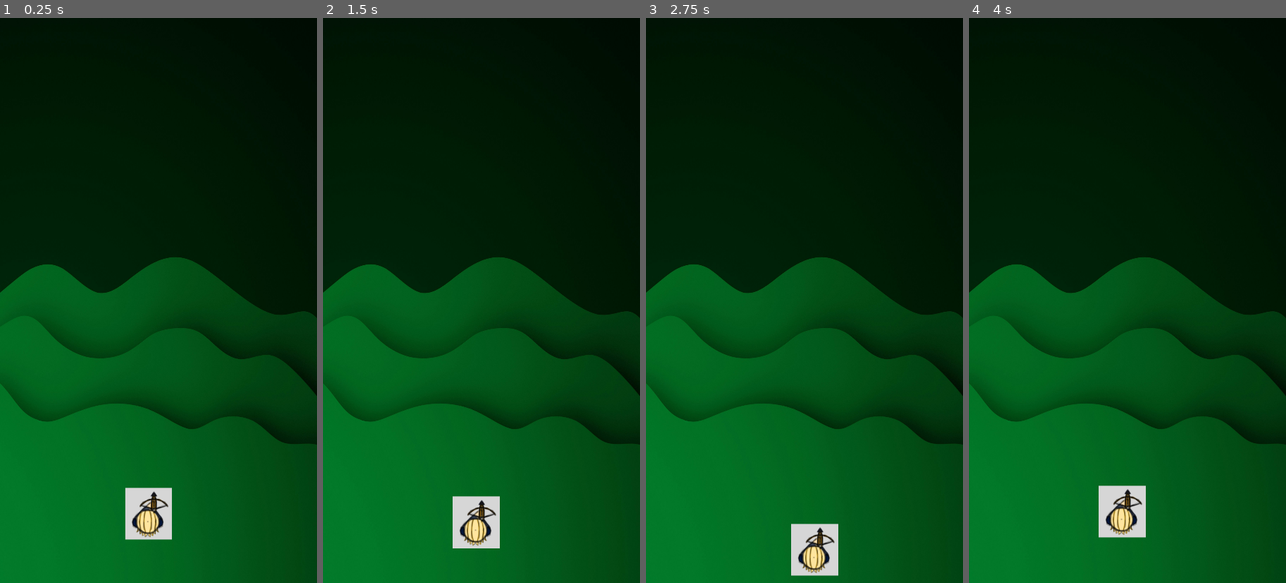
Above: before the commit, frames 1-4 (left to right).
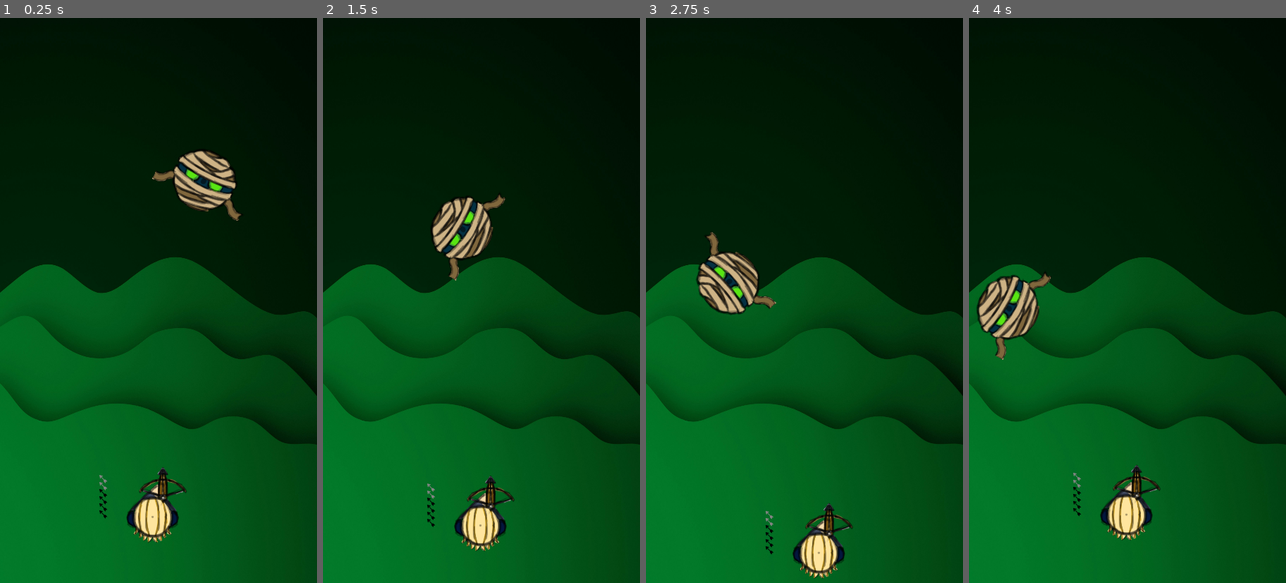
Above: after the commit, the same moments.

Repository: francoheredev/DungeonKrit
Game: Godot game, scene res://escenas/gameplay.tscn
Same seed, same stepped clock (60 frames per second), same inputs: the game is played once before the commit and once after it. The project has no main scene, so this scene is started directly.
Inputs (mouse positions are in pixels of both pictures, inside the frame that each line leads up to):
- Up to frame 1 (0.25 s): no input
- Up to frame 2 (1.5 s): move the mouse to (551, 272) at 0.52 s; click (551, 272) at 0.67 s; drag from (418, 328) to (465, 413) at 1.27 s
- Up to frame 3 (2.75 s): move the mouse to (836, 176) at 2.02 s; click (836, 176) at 2.17 s
- Up to frame 4 (4 s): drag from (1111, 413) to (1032, 215) at 2.77 s; move the mouse to (1222, 385) at 3.52 s; click (1222, 385) at 3.67 s

The runs differ from the first frame. In frame 1, 3.3% of the frame differs, in the area x 31-77%, y 23-93%; in frame 2, 3.4%; in frame 3, 3.5%; in frame 4, 3.6%, in the area x 2-61%, y 45-93%.

Commit message:
implementación personaje y enemigo con apuntado.

Diff:
--- /dev/null
+++ b/escenas/area_2d.gd
@@ -0,0 +1,48 @@
+extends Area2D
+
+@export var velocidad_movimiento: float = 200.0
+@export var marcadores: Array[Marker2D] = []
+
+# --- CONFIGURACIÓN ESTILO KNIFE HIT ---
+@export var velocidad_base_rotacion: float = 4.0  # Velocidad normal de giro
+
+var velocidad_rotacion_actual: float = 0.0
+var tiempo_patron: float = 0.0
+var indice_actual: int = 0
+
+func _process(delta):
+	# se mueve entre los marcadores de mi array
+	if marcadores.size() > 0:
+		var objetivo = marcadores[indice_actual]
+		if objetivo != null:
+			global_position = global_position.move_toward(objetivo.global_position, velocidad_movimiento * delta)
+			if global_position.distance_to(objetivo.global_position) < 5.0:
+				indice_actual = (indice_actual + 1) % marcadores.size()
+
+	# 2. ROTACIÓN DINÁMICA (Estilo Knife Hit)
+	tiempo_patron += delta
+
+	# Creamos un bucle infinito que se repite cada 8 segundos
+	var ciclo = fmod(tiempo_patron, 8.0)
+
+	# Definimos el comportamiento según el segundo del ciclo en el que estemos:
+	if ciclo < 3.0:
+		# Fase 1 (Segundos 0 a 3): Giro normal hacia la derecha
+		# lerp() hace que el cambio de velocidad no sea brusco, dándole "peso" al enemigo
+		velocidad_rotacion_actual = lerp(velocidad_rotacion_actual, velocidad_base_rotacion, 5 * delta)
+
+	elif ciclo < 4.2:
+		# Fase 2 (Segundos 3 a 4.2): ¡Freno de mano en seco! (Se detiene por completo)
+		velocidad_rotacion_actual = lerp(velocidad_rotacion_actual, 0.0, 12 * delta)
+
+	elif ciclo < 6.5:
+		# Fase 3 (Segundos 4.2 a 6.5): ¡Sorpresa! Gira rápido hacia la IZQUIERDA (reversa)
+		# El signo menos (-) cambia la dirección, y multiplicamos por 1.8 para que sea más rápido
+		velocidad_rotacion_actual = lerp(velocidad_rotacion_actual, -velocidad_base_rotacion * 1.8, 6 * delta)
+
+	else:
+		# Fase 4 (Segundos 6.5 a 8): Se queda casi congelado amagando antes de reiniciar
+		velocidad_rotacion_actual = lerp(velocidad_rotacion_actual, 0.3, 4 * delta)
+
+	# Aplicamos la velocidad que calculamos al ángulo del enemigo
+	rotation += velocidad_rotacion_actual * delta
--- /dev/null
+++ b/escenas/area_2d.tscn
@@ -0,0 +1,35 @@
+[gd_scene format=3 uid="uid://bxtjn2w1ox14j"]
+
+[ext_resource type="Script" uid="uid://c0318ajfgnhw4" path="res://escenas/area_2d.gd" id="1_ps4le"]
+[ext_resource type="Texture2D" uid="uid://bqm7mgord7grr" path="res://Arte/enemigoms dungeon krit png.png" id="1_tbxjd"]
+
+[sub_resource type="AtlasTexture" id="AtlasTexture_ps4le"]
+atlas = ExtResource("1_tbxjd")
+region = Rect2(384, 360, 384, 360)
+
+[sub_resource type="SpriteFrames" id="SpriteFrames_1dqpx"]
+animations = [{
+"frames": [{
+"duration": 1.0,
+"texture": SubResource("AtlasTexture_ps4le")
+}],
+"loop": true,
+"name": &"default",
+"speed": 5.0
+}]
+
+[sub_resource type="CircleShape2D" id="CircleShape2D_ps4le"]
+radius = 102.0049
+
+[node name="EnemigoMomia" type="Area2D" unique_id=92817530 groups=["enemigos"]]
+collision_layer = 2
+collision_mask = 2
+script = ExtResource("1_ps4le")
+
+[node name="AnimatedSprite2D" type="AnimatedSprite2D" parent="." unique_id=1289865645 groups=["enemigos"]]
+position = Vector2(31, 16)
+sprite_frames = SubResource("SpriteFrames_1dqpx")
+
+[node name="CollisionShape2D" type="CollisionShape2D" parent="." unique_id=1926468400]
+position = Vector2(-1, -22)
+shape = SubResource("CircleShape2D_ps4le")
--- a/escenas/gameplay.tscn
+++ b/escenas/gameplay.tscn
@@ -2,6 +2,7 @@
 
 [ext_resource type="Texture2D" uid="uid://dna3syb86po8k" path="res://Arte/apurv-das-ciN8mnrlvFY-unsplash.jpg" id="1_4ssmk"]
 [ext_resource type="PackedScene" uid="uid://buke36obvtgni" path="res://escenas/jugador.tscn" id="2_dnloj"]
+[ext_resource type="PackedScene" uid="uid://bxtjn2w1ox14j" path="res://escenas/area_2d.tscn" id="3_1m2o7"]
 
 [node name="gameplay" type="Node2D" unique_id=1782014250]
 
@@ -11,3 +12,13 @@
 texture = ExtResource("1_4ssmk")
 
 [node name="Jugador" parent="." unique_id=986974813 instance=ExtResource("2_dnloj")]
+
+[node name="Marcador1" type="Marker2D" parent="." unique_id=16709129]
+position = Vector2(126, 1021)
+
+[node name="Marcador2" type="Marker2D" parent="." unique_id=661312952]
+position = Vector2(829, 339)
+
+[node name="EnemigoMomia" parent="." unique_id=92817530 node_paths=PackedStringArray("marcadores") instance=ExtResource("3_1m2o7")]
+position = Vector2(725, 539)
+marcadores = [NodePath("../Marcador1"), NodePath("../Marcador2")]
--- a/escenas/jugador.gd
+++ b/escenas/jugador.gd
@@ -1,11 +1,15 @@
 extends CharacterBody2D
 
+@export var velocidad: float = 400.0
+@export var velocidad_apuntado: float = 10.0 # Qué tan rápido gira el personaje
 
-@export var velocidad: float = 400.0
-
-var tocando: bool = false #o tocas o no tocas
+var tocando: bool = false # o tocas o no tocas
 var inicio_toque: Vector2 = Vector2.ZERO
 var direccion: Vector2 = Vector2.ZERO
+
+# Obtenemos la referencia al nodo del círculo de visión y al láser indicador
+@onready var radio_vision = $radio_vision
+@onready var laser = $Line2D # <-- NUEVO: Busca el nodo Line2D en tu escena
 
 func _input(event):
 	# esto detecta el primer toque y soltar
@@ -25,9 +29,44 @@
 
 
 func _physics_process(delta):
+	# 1. CONTROL DE MOVIMIENTO (Tu código original)
 	if tocando:
 		velocity = direccion * velocidad
 	else:
 		velocity = Vector2.ZERO # si no tocamos el personaje no se mueve
 
 	move_and_slide()
+
+	# 2. SISTEMA DE VISIÓN Y APUNTADO (Nueva función integrada)
+	apuntar_al_enemigo_cercano(delta)
+
+
+func apuntar_al_enemigo_cercano(delta):
+	# IMPORTANTE: get_overlapping_areas() busca SOLO nodos de tipo Area2D
+	var areas_dentro = radio_vision.get_overlapping_areas()
+
+	var enemigo_objetivo = null
+	var distancia_minima = INF
+	if areas_dentro.size() > 0:
+		print("¡Círculo tocando algo! Total de áreas: ", areas_dentro.size())
+	for area in areas_dentro:
+		# Verificamos si el Area2D pertenece al grupo de los enemigos
+		if area.is_in_group("enemigos"):
+			var distancia_actual = global_position.distance_to(area.global_position)
+
+			if distancia_actual < distancia_minima:
+				distancia_minima = distancia_actual
+				enemigo_objetivo = area
+
+	# Si encontramos el área enemiga más cercana, apuntamos y encendemos el láser
+	if enemigo_objetivo != null:
+		var direccion_hacia_enemigo = enemigo_objetivo.global_position - global_position
+		var angulo_objetivo = direccion_hacia_enemigo.angle()
+		rotation = lerp_angle(rotation, angulo_objetivo, velocidad_apuntado * delta)
+
+		var posicion_local_enemigo = to_local(enemigo_objetivo.global_position)
+		laser.points = [Vector2.ZERO, posicion_local_enemigo]
+		laser.visible = true
+	else:
+		# Si no hay ningún Area2D del grupo "enemigos", apagamos el indicador
+		laser.visible = false
--- a/escenas/jugador.tscn
+++ b/escenas/jugador.tscn
@@ -1,13 +1,17 @@
 [gd_scene format=3 uid="uid://buke36obvtgni"]
 
 [ext_resource type="Script" uid="uid://djhne4wwh3nx3" path="res://escenas/jugador.gd" id="1_jpodt"]
-[ext_resource type="Texture2D" uid="uid://dh8yq1aqwkvwh" path="res://Arte/pj 1.png" id="1_tml57"]
+[ext_resource type="Texture2D" uid="uid://bqm7mgord7grr" path="res://Arte/enemigoms dungeon krit png.png" id="2_jpodt"]
+
+[sub_resource type="AtlasTexture" id="AtlasTexture_njcx7"]
+atlas = ExtResource("2_jpodt")
+region = Rect2(0, 720, 384, 360)
 
 [sub_resource type="SpriteFrames" id="SpriteFrames_jpodt"]
 animations = [{
 "frames": [{
 "duration": 1.0,
-"texture": ExtResource("1_tml57")
+"texture": SubResource("AtlasTexture_njcx7")
 }],
 "loop": true,
 "name": &"default",
@@ -15,18 +19,33 @@
 }]
 
 [sub_resource type="CapsuleShape2D" id="CapsuleShape2D_tml57"]
-radius = 30.0
-height = 80.0
+radius = 60.0
+height = 184.0
+
+[sub_resource type="CircleShape2D" id="CircleShape2D_jpodt"]
+radius = 536.4513
 
 [node name="Jugador" type="CharacterBody2D" unique_id=986974813]
 position = Vector2(506, 1685)
-scale = Vector2(1.31, 1.31)
 script = ExtResource("1_jpodt")
 
 [node name="AnimatedSprite2D" type="AnimatedSprite2D" parent="." unique_id=803884170]
 sprite_frames = SubResource("SpriteFrames_jpodt")
 
 [node name="CollisionShape2D" type="CollisionShape2D" parent="." unique_id=1037478709]
-position = Vector2(-2, 19)
+position = Vector2(16, 7)
 rotation = 1.5707964
 shape = SubResource("CapsuleShape2D_tml57")
+
+[node name="radio_vision" type="Area2D" parent="." unique_id=1405045722]
+collision_layer = 2
+collision_mask = 2
+
+[node name="CollisionShape2D" type="CollisionShape2D" parent="radio_vision" unique_id=640433550]
+position = Vector2(26, -2)
+shape = SubResource("CircleShape2D_jpodt")
+
+[node name="Line2D" type="Line2D" parent="." unique_id=2094719416]
+points = PackedVector2Array(0, -2, -15, -386)
+width = 4.0
+default_color = Color(1, 0, 0, 1)
Binary file added: Arte/enemigoms dungeon krit png.png
Not shown, added: Arte/enemigoms dungeon krit png.png.import
Not shown, added: escenas/area_2d.gd.uid
Not shown, added: export_presets.cfg
Not shown, removed: images.jfif
Not shown, removed: textura-tela-terciopelo-verde-oscuro-utilizada-como-fondo-tela-panne-color-esmeralda-fondo-material-textil-suave-liso-terciopela-triturada-tono-esmeralda-lujo-seda_661047-7426.avif
